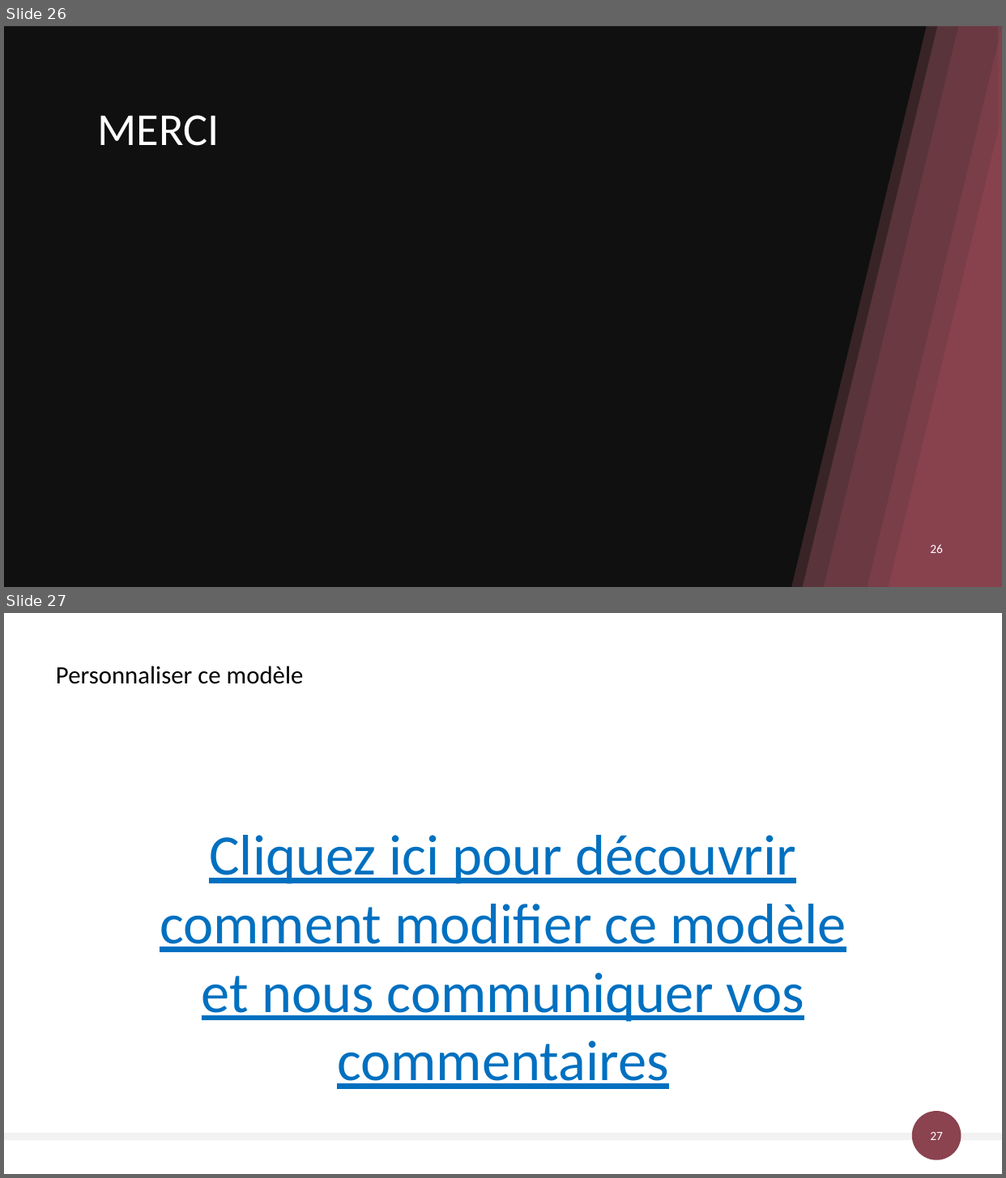
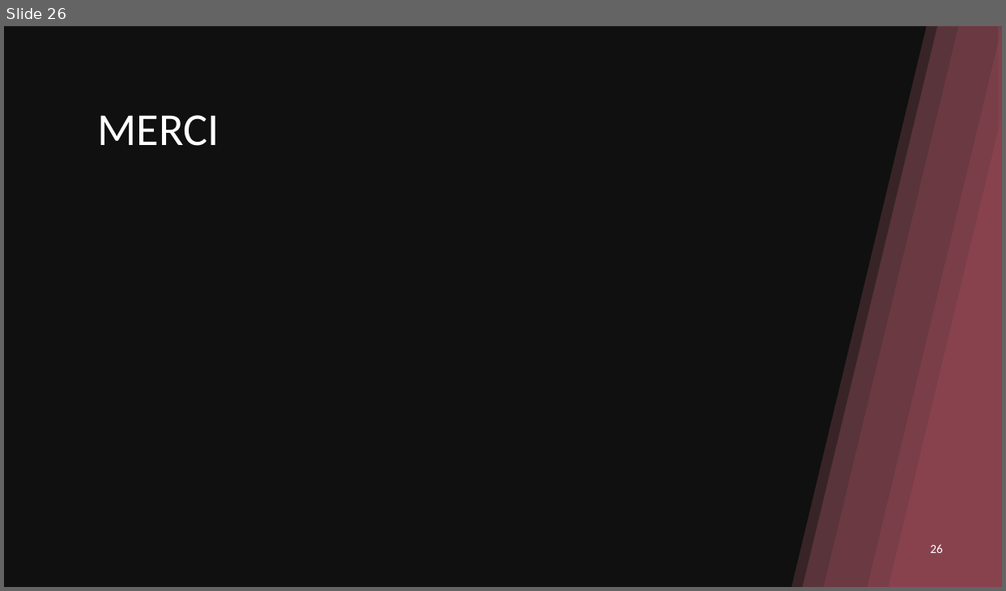
Before and after one commit to AlexandreSaxemard/GestionAccesBatiment, a slide deck: Docs/Gestion des accès au bâtiment.pptx. Shown one above the other, each under a label of ours: slides 26 and 27 before the commit, slide 26 after it. The pictures are 1006x1178 and 1006x591 pixels, drawn with LibreOffice and Linux fonts; fonts in the diff are those of the drawing; background and template pictures are left out; a plain dark background stands for a picture behind light text. Boxes give left, top, right and bottom in pixels: in the first picture for what was removed or moved away, otherwise in the second. Text is boxed around its words. In the diff, an @@ line names an element or a change of style, - is before the commit and + after.

```diff
--- a/Docs/Gestion des accès au bâtiment.pptx
+++ b/Docs/Gestion des accès au bâtiment.pptx
@@ slide 27 removed at [4, 613, 1002, 1174], background #FFFFFF @@
@@ title removed at [56, 666, 304, 684] @@
-Personnaliser ce modèle
@@ text removed at [160, 835, 846, 1089] @@
-Cliquez ici pour découvrir comment modifier ce modèle et nous communiquer vos commentaires
@@ ellipse removed at [912, 1112, 961, 1161] @@
@@ rectangle removed at [4, 1133, 1002, 1141] @@
@@ page number removed at [930, 1132, 943, 1140] @@
-27
```
Also in this commit, not shown: 6 slides changed, 2 slides added, 2 other slides removed.
